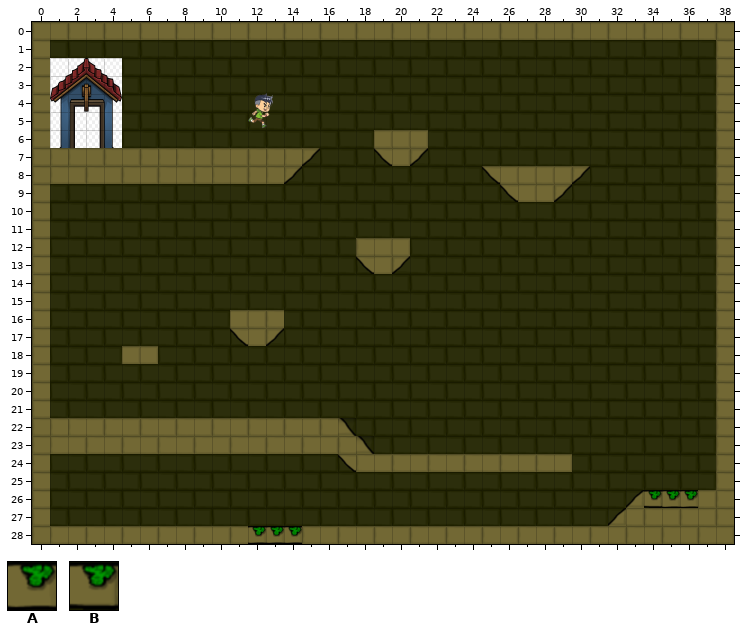
Level history. Tiled map: assets/Tiles/Initial.tmx. Above, as it was before the edit.
Cells are 180x180 px. Shown: x 0..38, y 0..28.
Key: from "TileMap3": A 6, B 8.
_ is an empty cell.
Layers that did not change in this view are not listed.
Layer "platform" before, first column x 0:
18 _______________________________________
19 _______________________________________
20 _______________________________________
21 _______________________________________
22 _______________________________________
23 _______________________________________
24 _______________________________________
25 _______________________________________
26 __________________________________BAA__
27 _______________________________________
28 ____________AAA________________________
Now the later version:
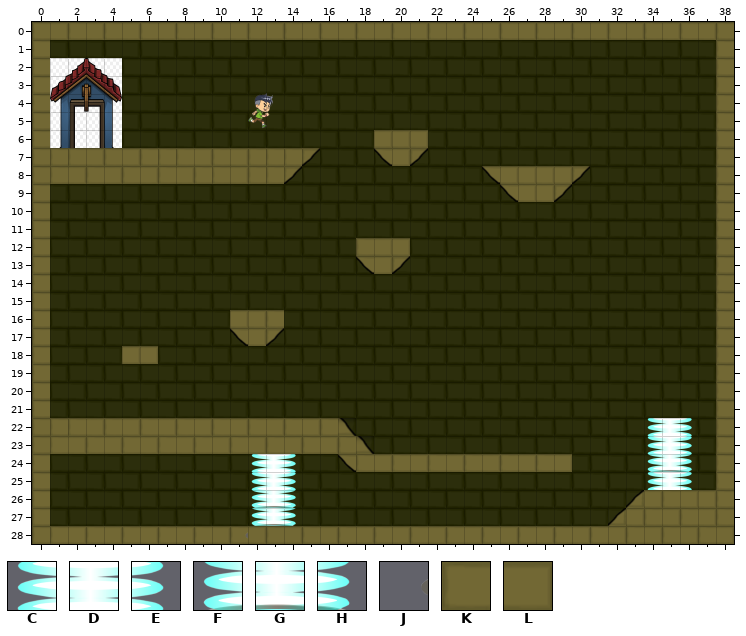
Further tiles: from "Bf": C 11, D 12, E 13, F 16, G 17, H 18, J 20; from "TileMap3": K 22, L 23.
Tiles of an added or newly shown layer are drawn over the layers below it.
The exact change:
Changed rows in their new state; . is an unchanged cell.
Layer "platform":
first column x 12:
26 ......................LKL
28 LKL......................
Layer "Platform_anim" (added):
first column x 11:
22 .......................CDE
23 .......................CDE
24 .CDE...................FGH
25 .CDE...................CDE
26 .FGH......................
27 .FGH......................
28 J.........................
